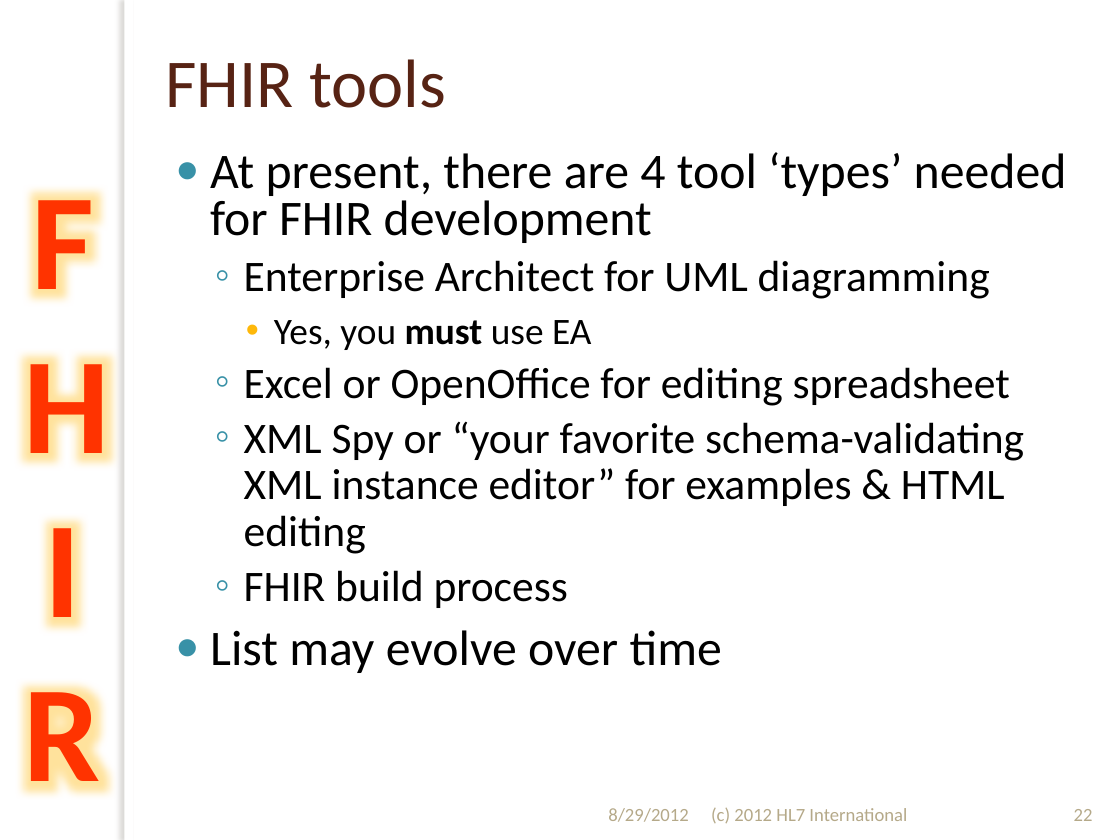
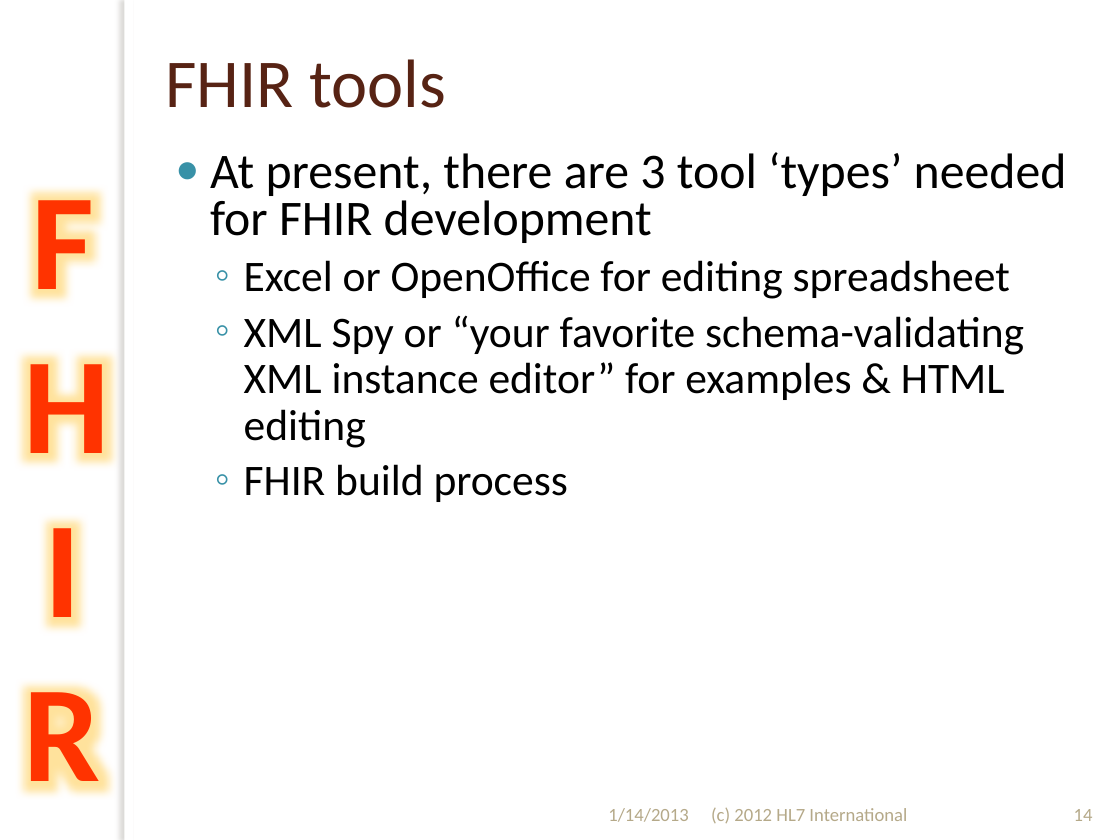
Before and after one commit to vista-novo/fhir, a slide deck: slide 14 of presentations/2012-Sept/201209 WGM Hands on with FHIR.pptx (slide 22 before the commit). Drawn at 1120x840 pixels with LibreOffice and Linux fonts; fonts in the diff are those of the drawing; background and template pictures are left out. Boxes give left, top, right and bottom in pixels: in the first picture for what was removed or moved away, otherwise in the second. Text is boxed around its words. In the diff, an @@ line names an element or a change of style, - is before the commit and + after.

```diff
--- a/presentations/2012-Sept/201209 WGM Hands on with FHIR.pptx
+++ b/presentations/2012-Sept/201209 WGM Hands on with FHIR.pptx
@@ text at [210, 152, 1067, 243]: text changed @@
-● At present, there are 4 tool ‘types’ needed for FHIR development
-  ◦ Enterprise Architect for UML diagramming
-    • Yes, you must use EA
+● At present, there are 3 tool ‘types’ needed for FHIR development
@@ text at [210, 630, 722, 673]: paragraph removed @@
-● List may evolve over time
@@ text at [608, 808, 689, 822]: text changed @@
-8/29/2012
+1/14/2013
@@ page number at [1074, 809, 1093, 821]: text changed @@
-22
+14
```
Also in this commit, not shown: 47 other slides changed, 17 slides removed, 13 other files.
